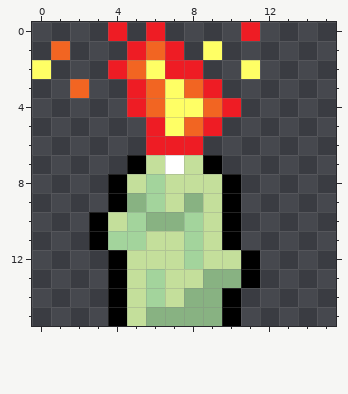
File history of a pixel-art sprite, game_maker/sprites/spr_candle/layers/9970fa40-a2f8-41ce-900d-6abdaca6d45c/c02cc08b-01a9-49d5-860b-be94154e1916.png. The picture above is the old version.
The file is 16x16 pixels.
After:
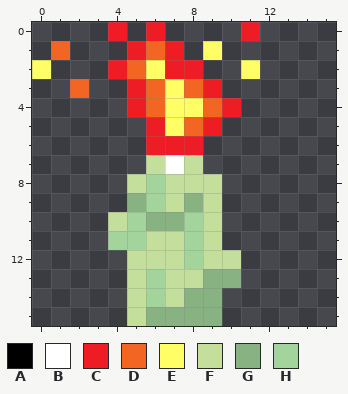
Palette (. is transparent): A #000000  B #ffffff  C #ee1c24  D #f26522  E #ffff65  F #c4df9b  G #88b282  H #a3d49c
What changed:
y 7: x 5 A -> .; x 9 A -> .
y 8..9: x 4 A -> .; x 10 A -> .
y 10..11: x 3 A -> .; x 10 A -> .
y 12..13: x 4 A -> .; x 11 A -> .
y 14..15: x 4 A -> .; x 10 A -> .
Changed places in both pictures, as pixel boxes (x1, y1, x2, y2):
erased: (89, 155, 146, 326)
erased: (203, 155, 260, 326)
